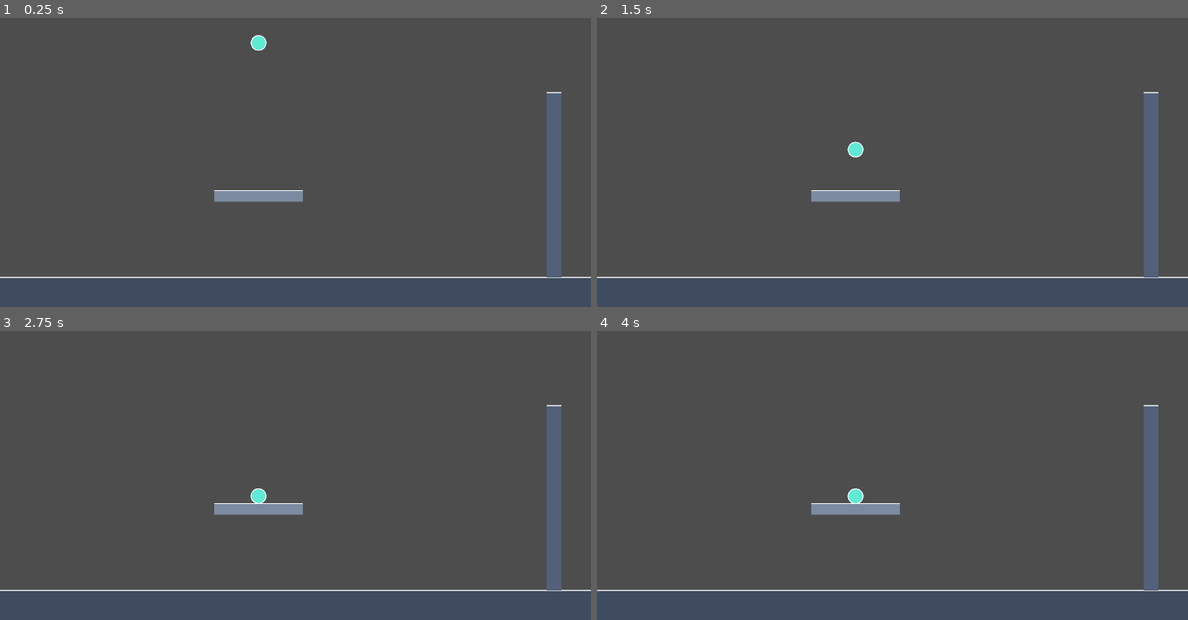
Above: before the commit, frames 1-4 (two rows, left to right).
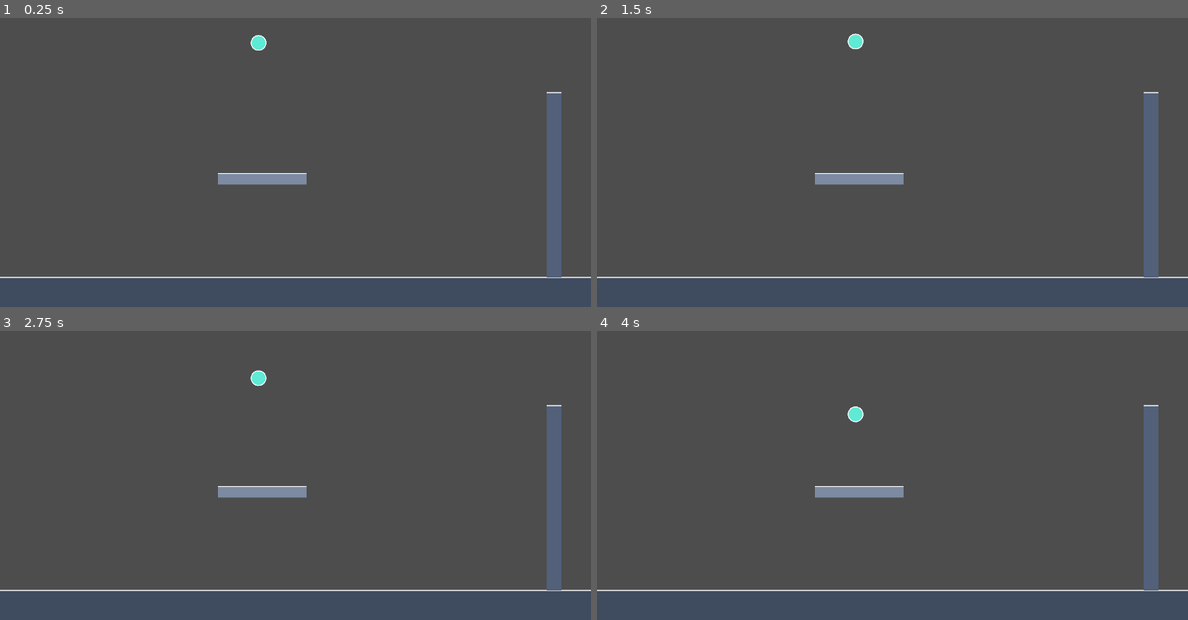
Above: after the commit, the same moments.

Repository: Px1906/Kinema
Game: Godot game, scene res://scenes/levels/surfaces_test.tscn
Same seed, same stepped clock (60 frames per second), same inputs: the game is played once before the commit and once after it.
Inputs:
- Up to frame 1 (0.25 s): no input
- Up to frame 2 (1.5 s): no input
- Up to frame 3 (2.75 s): no input
- Up to frame 4 (4 s): no input

The runs differ from the first frame. In frame 1, 1.2% of the frame differs, in the area x 36-52%, y 53-64%; in frame 2, 1.5%, in the area x 36-52%, y 5-64%; in frame 3, 1.4%; in frame 4, 1.4%.

Commit message:
[RF23] Quique e atrito
A RF23 está praticamente completa. acabei de implementar o quique e o atrito nas estruturas (parede, plataforma e chão)

Diff:
--- a/scenes/levels/surfaces_test.tscn
+++ b/scenes/levels/surfaces_test.tscn
@@ -16,7 +16,8 @@
 position = Vector2(640, 688)
 
 [node name="PlatformSurface" parent="." unique_id=1863098102 instance=ExtResource("4_platform")]
-position = Vector2(560, 480)
+position = Vector2(568, 443)
+bounce = 1.0
 
 [node name="WallSurface" parent="." unique_id=1670152353 instance=ExtResource("5_wall")]
 position = Vector2(1200, 456)
--- a/scripts/entities/solid_surface.gd
+++ b/scripts/entities/solid_surface.gd
@@ -10,22 +10,44 @@
 			queue_redraw()
 @export var surface_color := Color("#64748b")
 
+@export_category("Colisão")
+## Quique da superfície. O Godot soma o quique dos dois corpos (limitado a 1).
+@export_range(0.0, 1.0, 0.05) var bounce: float = 0.0:
+	set(value):
+		bounce = clampf(value, 0.0, 1.0)
+		if is_inside_tree():
+			_apply_physics_material()
+## Atrito da superfície. O Godot usa o menor atrito entre os dois corpos.
+@export_range(0.0, 1.0, 0.05) var friction: float = 0.8:
+	set(value):
+		friction = clampf(value, 0.0, 1.0)
+		if is_inside_tree():
+			_apply_physics_material()
+
 @onready var collision_shape: CollisionShape2D = $CollisionShape2D
 
 
 func _ready() -> void:
 	_update_collision_shape()
+	_apply_physics_material()
 	queue_redraw()
 
 
 func _update_collision_shape() -> void:
 	if collision_shape == null:
 		return
-	var rectangle := collision_shape.shape as RectangleShape2D
-	if rectangle == null:
-		rectangle = RectangleShape2D.new()
-		collision_shape.shape = rectangle
+	# Uma forma nova por instância: a do .tscn é compartilhada entre as cópias.
+	var rectangle := RectangleShape2D.new()
 	rectangle.size = size
+	collision_shape.shape = rectangle
+
+
+func _apply_physics_material() -> void:
+	# Um material por instância, pelo mesmo motivo da forma de colisão.
+	var material := PhysicsMaterial.new()
+	material.bounce = bounce
+	material.friction = friction
+	physics_material_override = material
 
 
 func _draw() -> void:
